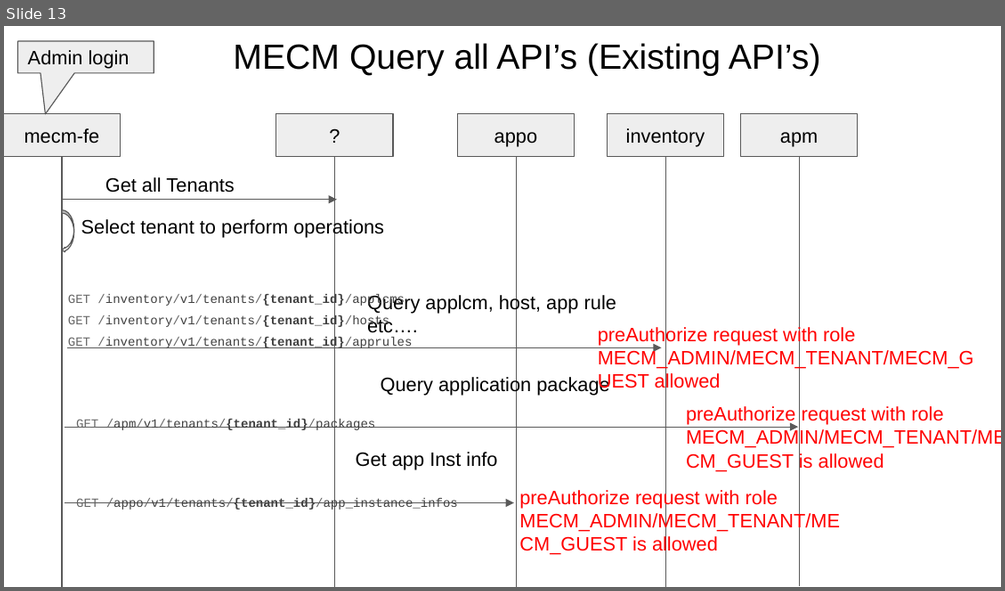
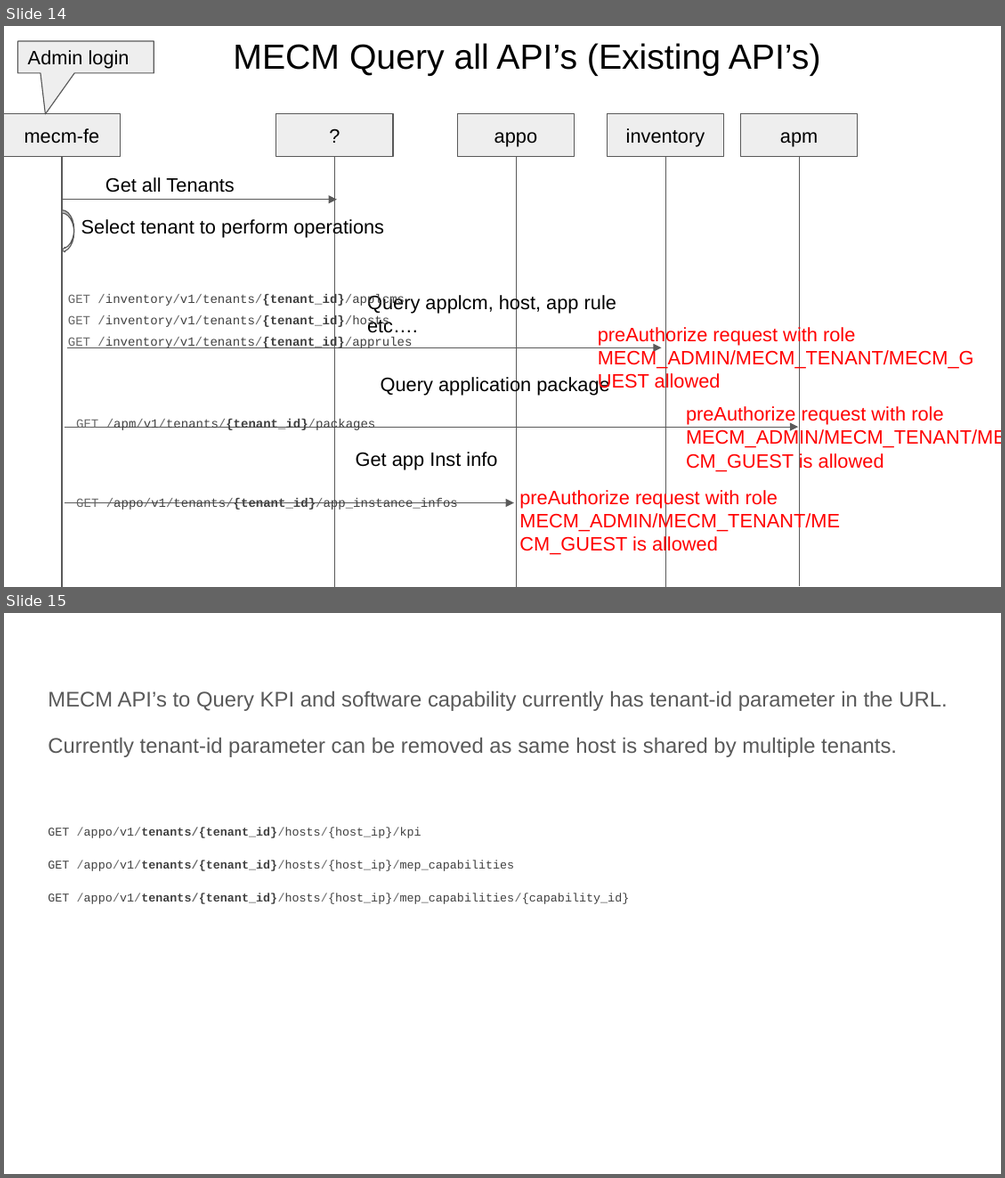
Before and after one commit to EdgeGallery/community, a slide deck: MECM PT/Release V1.1/MECM admin role support.pptx. Shown one above the other, each under a label of ours: slide 13 before the commit, slides 14 and 15 after it. The pictures are 1005x591 and 1005x1178 pixels, drawn with LibreOffice and Linux fonts; fonts in the diff are those of the drawing. Boxes give left, top, right and bottom in pixels: in the first picture for what was removed or moved away, otherwise in the second. Text is boxed around its words. In the diff, an @@ line names an element or a change of style, - is before the commit and + after.

Commit message:
mecm admin role support

```diff
--- a/MECM PT/Release V1.1/MECM admin role support.pptx
+++ b/MECM PT/Release V1.1/MECM admin role support.pptx
@@ slide 15 added at box(4, 613, 1001, 1174), background #FFFFFF @@
@@ text added at box(48, 690, 947, 904), 8.6 pt, text #404040 @@
+MECM API’s to Query KPI and software capability currently has tenant-id parameter in the URL.
+Currently tenant-id parameter can be removed as same host is shared by multiple tenants.
+GET /appo/v1/tenants/{tenant_id}/hosts/{host_ip}/kpi
+GET /appo/v1/tenants/{tenant_id}/hosts/{host_ip}/mep_capabilities
+GET /appo/v1/tenants/{tenant_id}/hosts/{host_ip}/mep_capabilities/{capability_id}
@@ what was slide 13 is now slide 14 @@
```
Also in this commit, not shown: 6 slides changed, 1 other slide added.
